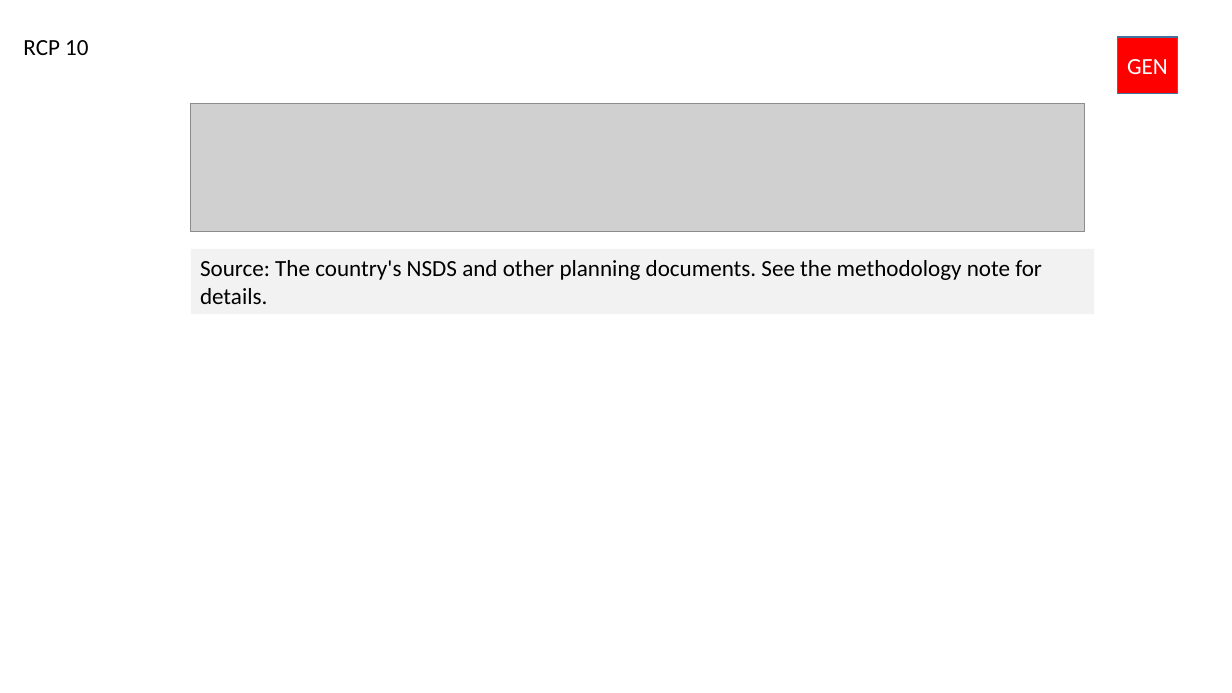
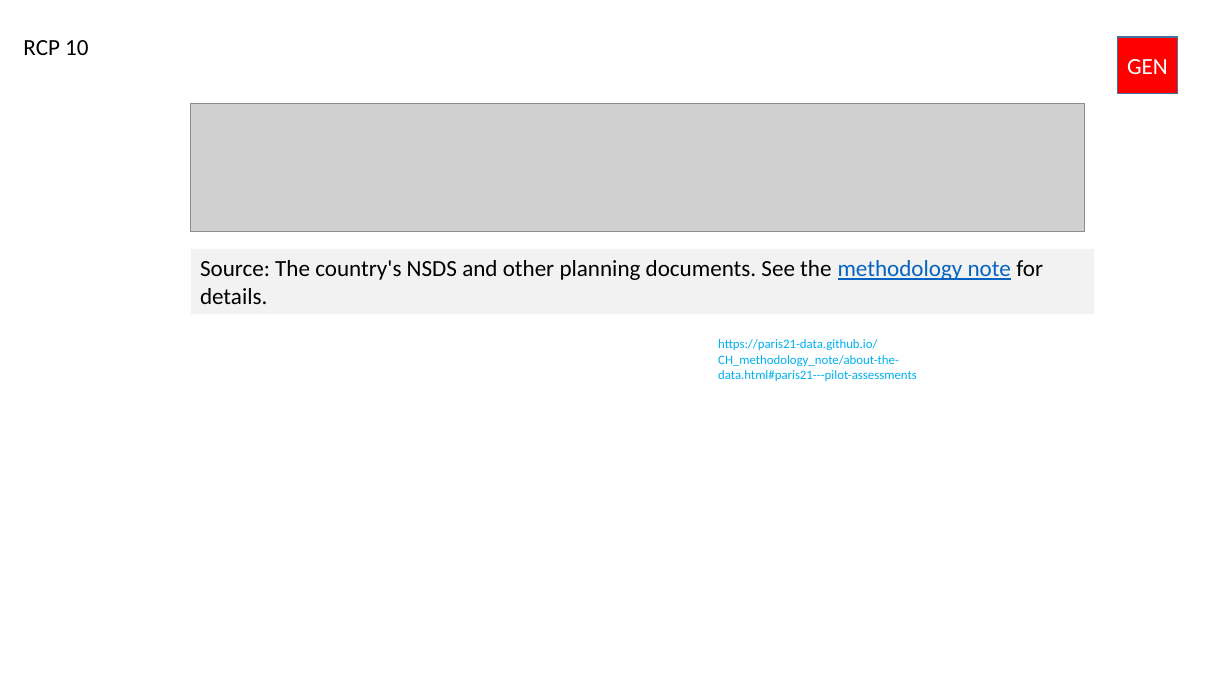
Before and after one commit to tian-y/Norway_factsheet, a slide deck: slide 18 of ChartExplainerAndUnitandSource_links.pptx. Drawn at 1232x693 pixels with LibreOffice and Linux fonts; fonts in the diff are those of the drawing; grey boxes stand for pictures. Boxes give left, top, right and bottom in pixels: in the first picture for what was removed or moved away, otherwise in the second. Text is boxed around its words. In the diff, an @@ line names an element or a change of style, - is before the commit and + after.

```diff
--- a/ChartExplainerAndUnitandSource_links.pptx
+++ b/ChartExplainerAndUnitandSource_links.pptx
@@ rectangle "Source: The country's NSDS and ..." at [191, 249, 1095, 314]: text colour #000000 to #0563C1, underline on in "methodology note" @@
@@ text added at [718, 339, 917, 381], 10 pt, text #00B0F0 @@
+https://paris21-data.github.io/CH_methodology_note/about-the-data.html#paris21---pilot-assessments
```
Also in this commit, not shown: 26 other slides changed, 6 other files.
